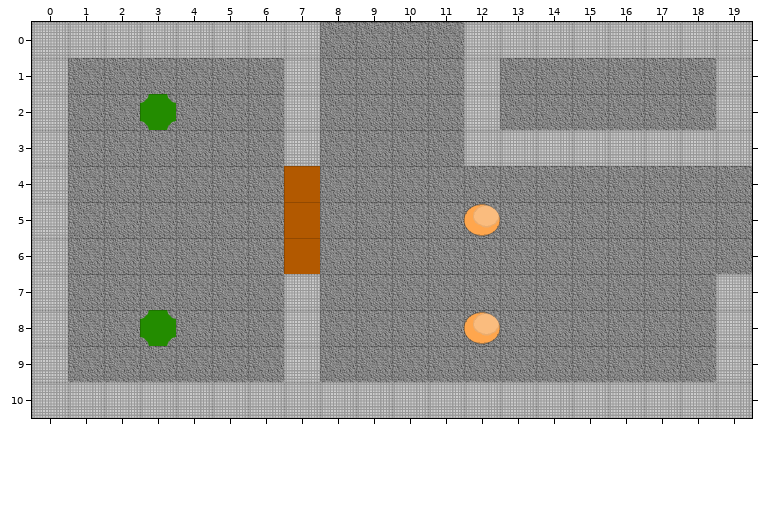
Tiled map -- Assets/Resources/Rooms/NE2.tmx. Above is the file before it was changed.
Cells are 64x64 px. Shown: x 0..19, y 0..10.
And afterwards:
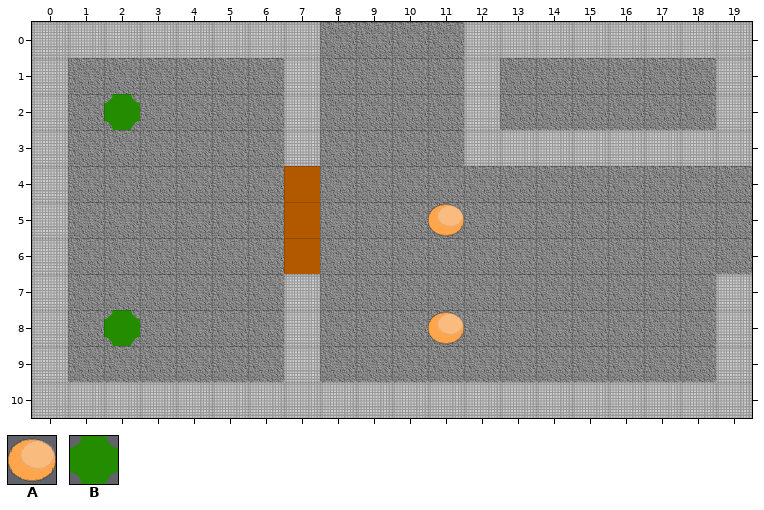
Key: from "MobSpawner": A 0, B 3.
Objects are placed by their top-left corner, in cells (3,4 is the top-left corner of cell 3,4); size is 1x1 cell unless given.
Difference:
--- layer "Destructables"
-B at 3,2
-A at 12,5
-B at 3,8
-A at 12,8
--- layer "Mobs"
+B at 2,2
+A at 11,5
+A at 11,8
+B at 2,8
Where, in picture pixels (left, top, right, bottom), the same in both pictures:
changed: (104, 94, 176, 130)
changed: (428, 203, 500, 237)
changed: (104, 310, 176, 346)
changed: (428, 311, 500, 345)
